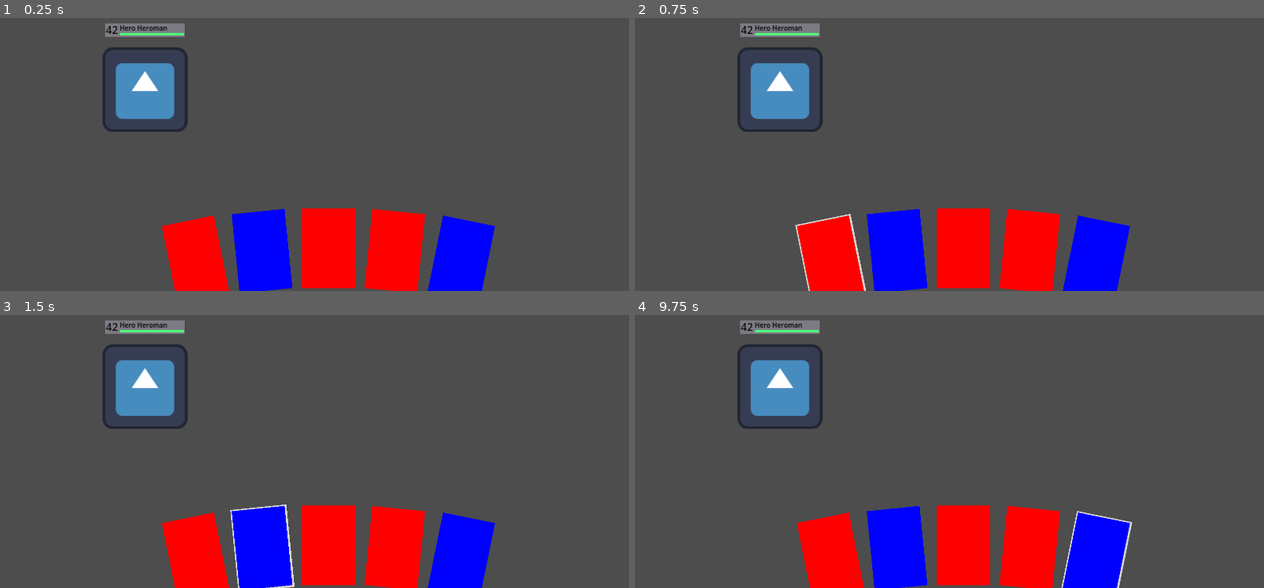
Above: before the commit, frames 1-4 (two rows, left to right).
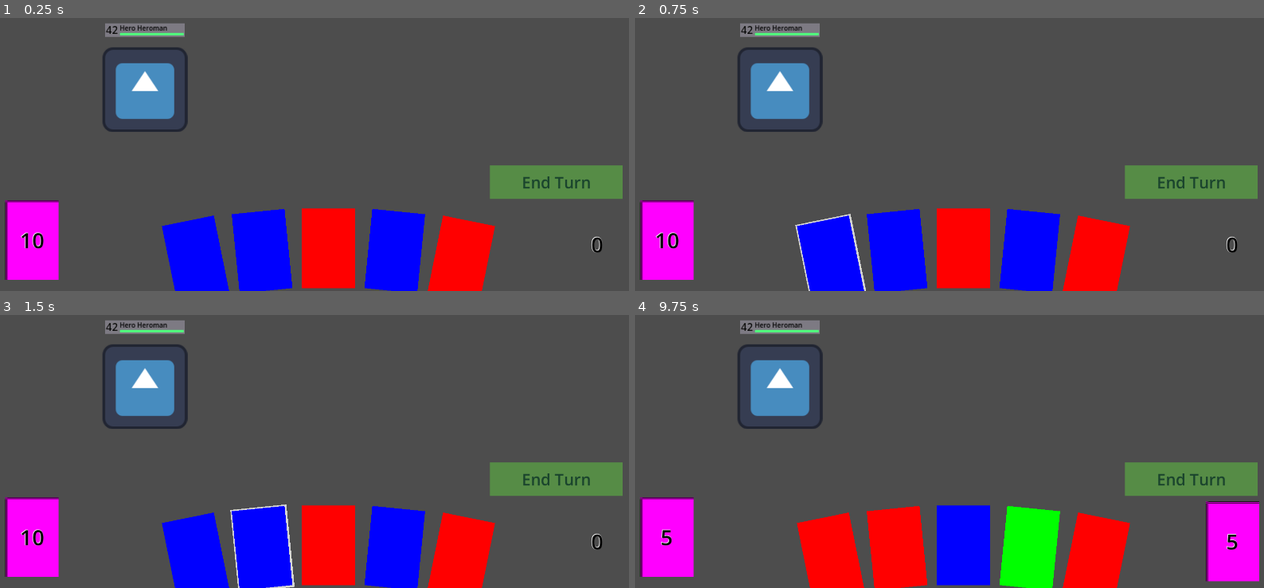
Above: after the commit, the same moments.

Repository: jacob-miller-hq/gmtk-2026
Game: Godot game, scene res://Scenes/combat.tscn
The game is run twice, just before and just after one commit, with the same random seed, the same clock (stepped at 60 frames per second) and the same inputs. The engine's default icon, where the game draws it, is replaced by a stand-in: a white triangle on a blue panel in a dark square.
Inputs (mouse positions are in pixels of both pictures, inside the frame that each line leads up to):
- Up to frame 1 (0.25 s): no input
- Up to frame 2 (0.75 s): tap Enter at 0.5 s; move the mouse to (829, 260) at 0.52 s; click (829, 260) at 0.67 s
- Up to frame 3 (1.5 s): tap Space at 1.25 s; move the mouse to (264, 547) at 1.27 s; click (264, 547) at 1.42 s
- Up to frame 4 (9.75 s): tap Enter at 2, 3.5 s; move the mouse to (962, 544) at 2.02 s; click (962, 544) at 2.17 s; tap Space at 2.75, 4.25 s; move the mouse to (1031, 547) at 2.77 s; click (1031, 547) at 2.92 s; move the mouse to (1094, 557) at 3.52 s; click (1094, 557) at 3.67 s; move the mouse to (779, 385) at 4.27 s; click (779, 385) at 4.42 s; move the mouse to (980, 407) at 5.02 s; click (980, 407) at 5.17 s; move the mouse to (855, 320) at 5.77 s; click (855, 320) at 5.92 s; move the mouse to (1087, 391) at 6.52 s; click (1087, 391) at 6.67 s; move the mouse to (823, 426) at 7.27 s; click (823, 426) at 7.42 s; move the mouse to (1012, 331) at 8.02 s; click (1012, 331) at 8.17 s; move the mouse to (918, 481) at 8.77 s; click (918, 481) at 8.92 s; move the mouse to (1138, 462) at 9.52 s; click (1138, 462) at 9.67 s

The runs differ from the first frame. In frame 1, 12% of the frame differs, in the area x 0-99%, y 53-100%; in frame 2, 12%; in frame 3, 12%; in frame 4, 17%, in the area x 0-100%, y 53-100%.

Commit message:
Draw, discard, shuffle

Diff:
--- a/Scenes/combat.gd
+++ b/Scenes/combat.gd
@@ -2,7 +2,9 @@
 
 const Card = preload("res://Scenes/card.tscn")
 
-@onready var hand: Node2D = $Hand
+@onready var hand_node: Node2D = $Hand
+@onready var draw_pile_node: Node2D = $DrawPile
+@onready var discard_pile_node: Node2D = $DiscardPile
 
 @onready var hero: Node2D = $Hero
 @export var heroes: Array[Node2D] = [hero]
@@ -14,8 +16,8 @@
 	1, 1, 1, 1, 1,
 	2, 2, 2, 2, 2,
 ]
-var draw_pile: Array[int]
-var discard_pile: Array[int] = []
+#var draw_pile: Array[int]
+#var discard_pile: Array[int] = []
 
 ### Turn Order
 # Enemies select actions
@@ -31,9 +33,10 @@
 
 # Called when the node enters the scene tree for the first time.
 func _ready() -> void:
-	draw_pile = deck.duplicate()
-	draw_pile.shuffle()
-	print(draw_pile)
+	#draw_pile = deck.duplicate()
+	draw_pile_node.set_pile(deck.duplicate())
+	draw_pile_node.shuffle()
+	discard_pile_node.dump()
 	draw_for_turn()
 
 func enemies_select_actions():
@@ -43,12 +46,25 @@
 	var new_hand: Array[Node2D] = []
 	for i in range(draw_count):
 		var card = Card.instantiate()
-		card.suit = draw_pile.pop_back()
+		if draw_pile_node.size() == 0:
+			# empty discard pile and shuffle
+			draw_pile_node.set_pile(discard_pile_node.dump())
+			draw_pile_node.shuffle()
+		card.suit = draw_pile_node.draw_card()
 		new_hand.push_back(card)
-	hand.add_cards(new_hand)
+	hand_node.add_cards(new_hand)
 
 func enemies_take_actions():
 	pass
 
 func discard_hand():
-	pass
+	discard_pile_node.place_on_top(hand_node.dump())
+
+func _on_next_turn_gui_input(event: InputEvent) -> void:
+	if event is InputEventMouseButton and event.button_index == MOUSE_BUTTON_LEFT:
+		if event.pressed:
+			enemies_take_actions()
+			# TODO: check for game over
+			discard_hand()
+			enemies_select_actions()
+			draw_for_turn()
--- a/Scenes/combat.tscn
+++ b/Scenes/combat.tscn
@@ -3,6 +3,11 @@
 [ext_resource type="Script" uid="uid://cvqtajjvt2l28" path="res://Scenes/combat.gd" id="1_4ln8h"]
 [ext_resource type="PackedScene" uid="uid://y38llheoj46j" path="res://Scenes/hand.tscn" id="1_7jmb3"]
 [ext_resource type="PackedScene" uid="uid://cdbx3l14rju36" path="res://Scenes/hero.tscn" id="2_fe60u"]
+[ext_resource type="PackedScene" uid="uid://bkkrab8k18iqw" path="res://Scenes/pile.tscn" id="4_ubpar"]
+
+[sub_resource type="LabelSettings" id="LabelSettings_ubpar"]
+font_size = 48
+font_color = Color(0.101960786, 0.26666668, 0.1764706, 1)
 
 [node name="Combat" type="Node2D" unique_id=36955880 node_paths=PackedStringArray("heroes")]
 script = ExtResource("1_4ln8h")
@@ -19,3 +24,36 @@
 age = 42
 max_hp = 15
 hp = 15
+
+[node name="DrawPile" parent="." unique_id=54056495 instance=ExtResource("4_ubpar")]
+position = Vector2(108, 926)
+
+[node name="DiscardPile" parent="." unique_id=1674631866 instance=ExtResource("4_ubpar")]
+position = Vector2(1813, 939)
+
+[node name="NextTurn" type="ColorRect" parent="." unique_id=854191306]
+offset_left = 1489.0
+offset_top = 702.0
+offset_right = 1889.0
+offset_bottom = 802.0
+color = Color(0.3372549, 0.54901963, 0.27450982, 1)
+
+[node name="Label" type="Label" parent="NextTurn" unique_id=1746377740]
+layout_mode = 1
+anchors_preset = 8
+anchor_left = 0.5
+anchor_top = 0.5
+anchor_right = 0.5
+anchor_bottom = 0.5
+offset_left = -20.0
+offset_top = -11.5
+offset_right = 20.0
+offset_bottom = 11.5
+grow_horizontal = 2
+grow_vertical = 2
+text = "End Turn"
+label_settings = SubResource("LabelSettings_ubpar")
+horizontal_alignment = 1
+vertical_alignment = 1
+
+[connection signal="gui_input" from="NextTurn" to="." method="_on_next_turn_gui_input"]
--- /dev/null
+++ b/Scenes/pile.gd
@@ -0,0 +1,46 @@
+extends Node2D
+
+var array: Array[int];
+@onready var label: Label = $Label
+@onready var sprite_2d: Sprite2D = $Sprite2D
+
+func set_pile(values: Array[int]):
+	array = values.duplicate()
+	update_count()
+
+func shuffle():
+	array.shuffle()
+
+func draw_card():
+	var drawn = array.pop_back()
+	update_count()
+	return drawn
+
+func draw_cards(count: int = 1):
+	var drawn: Array[int] = []
+	for i in range(count):
+		drawn.push_back(array.pop_back())
+	update_count()
+	return drawn
+
+func place_on_top(cards: Array[int]):
+	array.append_array(cards)
+	update_count()
+
+func place_on_bottom(cards: Array[int]):
+	cards.append_array(array)
+	array = cards
+
+func size():
+	return array.size()
+
+func dump():
+	var all_cards = array
+	array = []
+	update_count()
+	return all_cards
+
+func update_count():
+	var size = array.size()
+	sprite_2d.visible = false if size == 0 else true
+	label.text = str(array.size())
--- /dev/null
+++ b/Scenes/pile.tscn
@@ -0,0 +1,37 @@
+[gd_scene format=3 uid="uid://bkkrab8k18iqw"]
+
+[ext_resource type="Script" uid="uid://bepd7yy3txiqt" path="res://Scenes/pile.gd" id="1_ncgnm"]
+
+[sub_resource type="PlaceholderTexture2D" id="PlaceholderTexture2D_u4kbs"]
+size = Vector2(80, 120)
+
+[sub_resource type="LabelSettings" id="LabelSettings_ordu3"]
+font_size = 64
+font_color = Color(0, 0, 0, 1)
+shadow_size = 4
+shadow_color = Color(1, 1, 1, 1)
+shadow_offset = Vector2(-1, -1)
+
+[node name="DrawPile" type="Node2D" unique_id=54056495]
+script = ExtResource("1_ncgnm")
+
+[node name="Sprite2D" type="Sprite2D" parent="." unique_id=1806636772]
+scale = Vector2(2, 2)
+texture = SubResource("PlaceholderTexture2D_u4kbs")
+
+[node name="Label" type="Label" parent="." unique_id=606556965]
+anchors_preset = 8
+anchor_left = 0.5
+anchor_top = 0.5
+anchor_right = 0.5
+anchor_bottom = 0.5
+offset_left = -20.0
+offset_top = -11.5
+offset_right = 20.0
+offset_bottom = 11.5
+grow_horizontal = 2
+grow_vertical = 2
+text = "10"
+label_settings = SubResource("LabelSettings_ordu3")
+horizontal_alignment = 1
+vertical_alignment = 1
--- a/Scripts/hand.gd
+++ b/Scripts/hand.gd
@@ -42,3 +42,12 @@
 	selected_card = cards[index]
 	print(selected_card)
 	selected_card.select()
+
+func dump():
+	var pile: Array[int] = []
+	for card in cards:
+		pile.push_back(card.suit)
+		card.queue_free()
+	cards = []
+	_arange_cards()
+	return pile
Not shown, added: Scenes/pile.gd.uid
